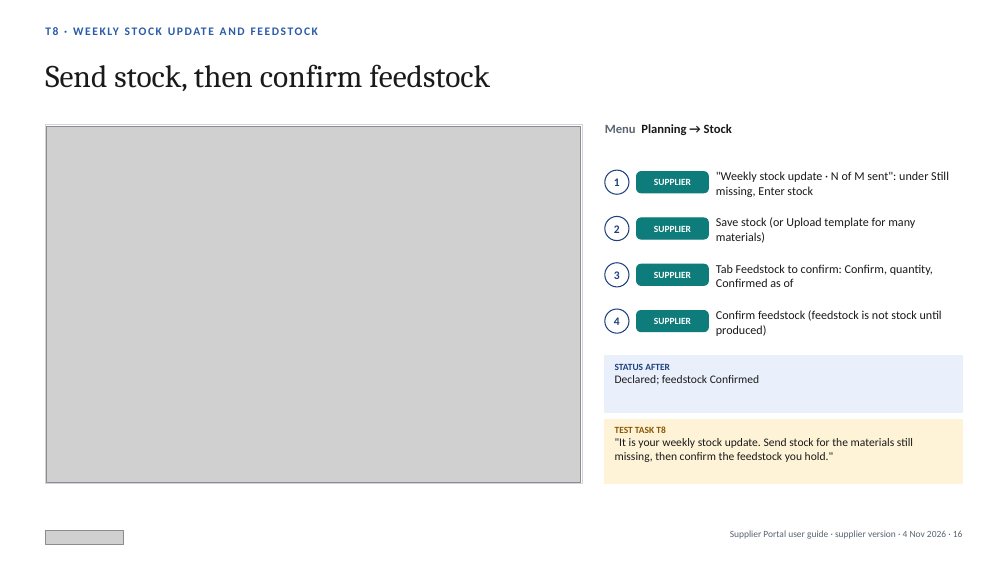
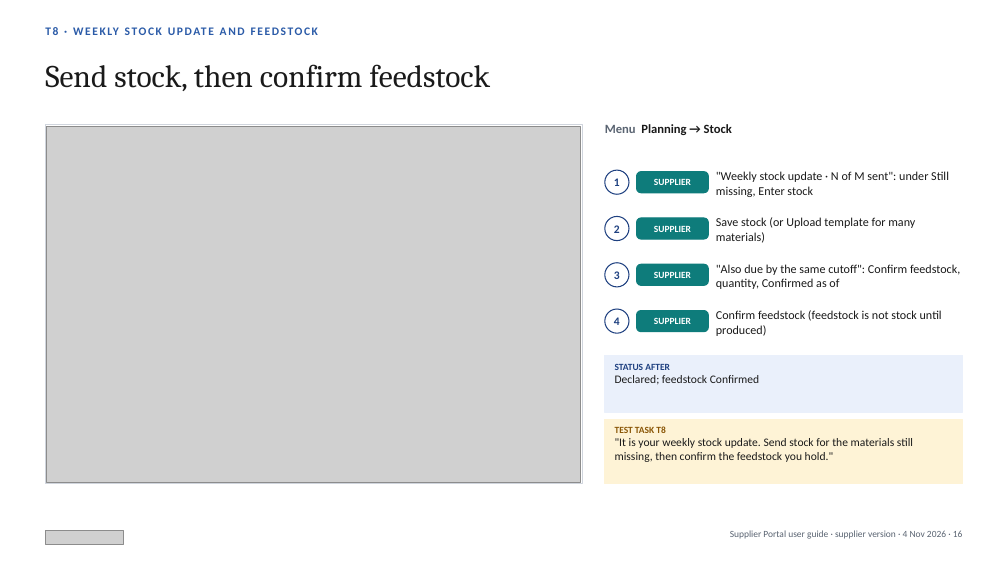
Before and after one commit to javal999/paragon-supplier-portal, a slide deck: slide 16 of docs/supplier-hub/user-guide/Paragon-Supplier-Portal-User-Guide-Supplier.pptx. Drawn at 1008x567 pixels with LibreOffice and Linux fonts; fonts in the diff are those of the drawing; grey boxes stand for pictures. Boxes give left, top, right and bottom in pixels: in the first picture for what was removed or moved away, otherwise in the second. Text is boxed around its words. In the diff, an @@ line names an element or a change of style, - is before the commit and + after.

```diff
--- a/docs/supplier-hub/user-guide/Paragon-Supplier-Portal-User-Guide-Supplier.pptx
+++ b/docs/supplier-hub/user-guide/Paragon-Supplier-Portal-User-Guide-Supplier.pptx
@@ text at bbox=[716, 264, 960, 289]: text changed @@
-Tab Feedstock to confirm: Confirm, quantity, Confirmed as of
+"Also due by the same cutoff": Confirm feedstock, quantity, Confirmed as of
```
Also in this commit, not shown: 1 other slide changed, 10 other files.
